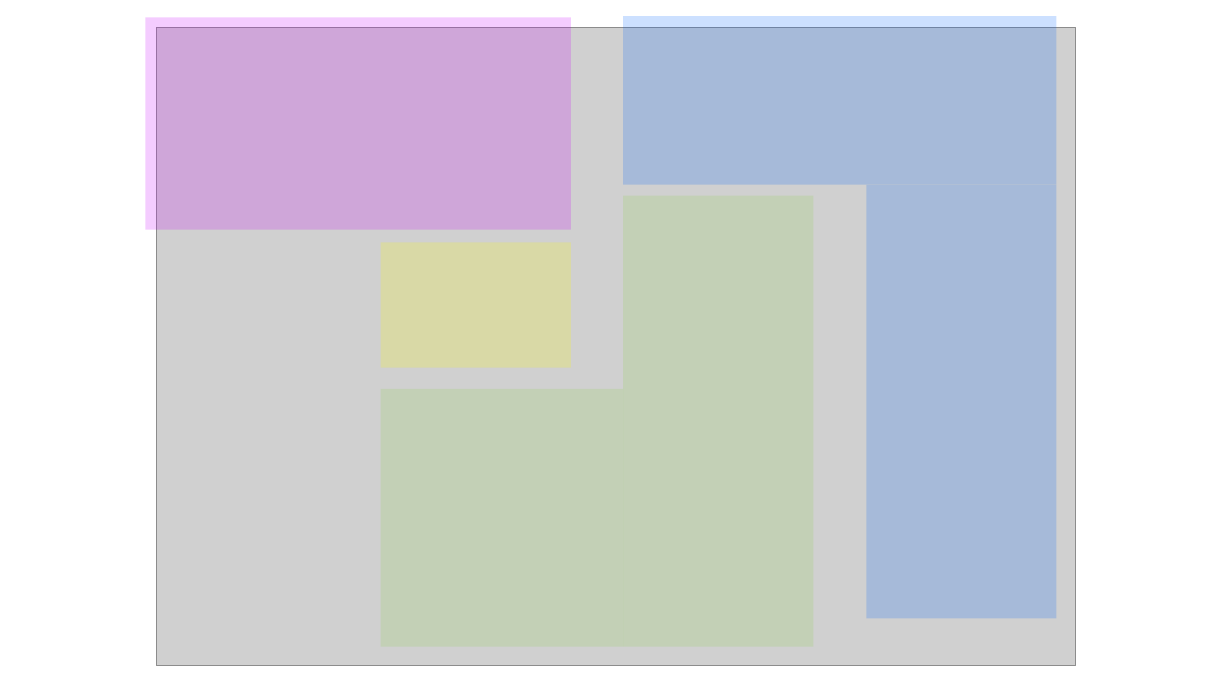
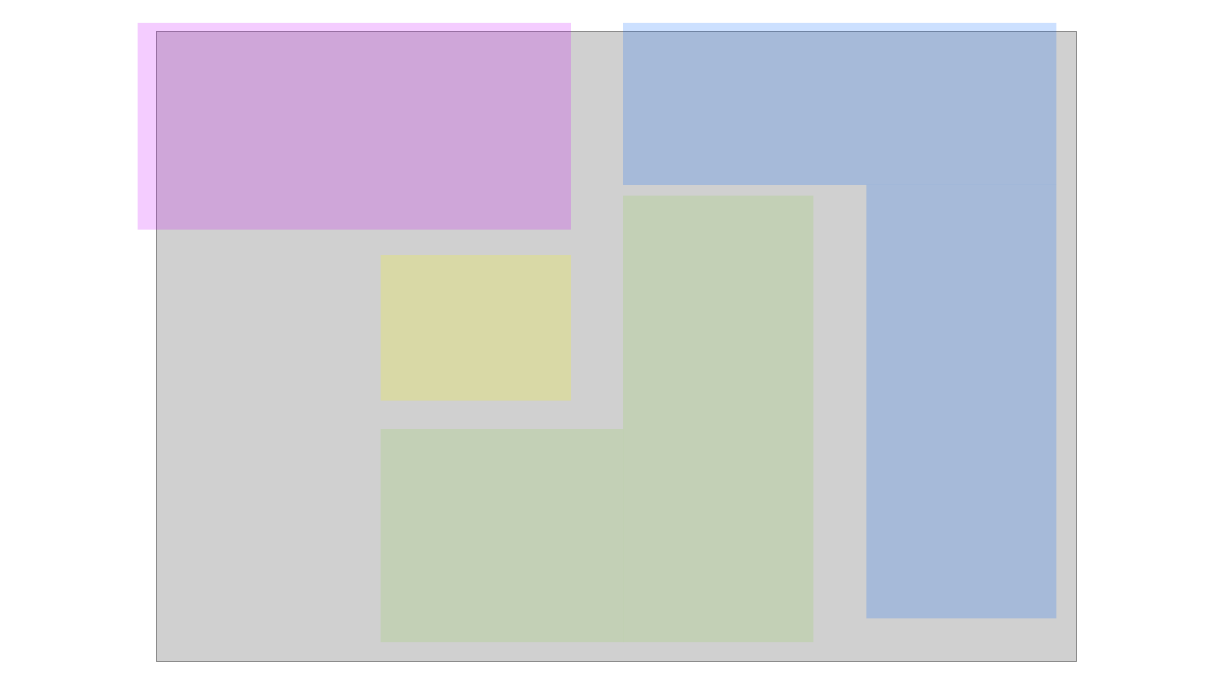
Before and after one commit to dagmarveronika/data-modeling-charlotta-dellborg-de24, a slide deck: slide 8 of yh_labb/presentation/presentation.pptx. Drawn at 1232x693 pixels with LibreOffice and Linux fonts; fonts in the diff are those of the drawing; grey boxes stand for pictures. Boxes give left, top, right and bottom in pixels: in the first picture for what was removed or moved away, otherwise in the second. Text is boxed around its words. In the diff, an @@ line names an element or a change of style, - is before the commit and + after.

```diff
--- a/yh_labb/presentation/presentation.pptx
+++ b/yh_labb/presentation/presentation.pptx
@@ rectangle: place and size @@
-rectangle at (145, 18, 570, 230)
+rectangle at (138, 23, 571, 230)
@@ rectangle: place and size @@
-rectangle at (623, 16, 1056, 185)
+rectangle at (623, 23, 1056, 185)
@@ picture: place and size @@
-picture at (156, 28, 1077, 666)
+picture at (156, 31, 1077, 662)
@@ rectangle: place and size @@
-rectangle at (623, 196, 813, 647)
+rectangle at (623, 196, 813, 642)
@@ rectangle: place and size @@
-rectangle at (381, 242, 571, 368)
+rectangle at (381, 255, 571, 400)
@@ rectangle: place and size @@
-rectangle at (381, 389, 624, 647)
+rectangle at (381, 429, 624, 642)
```
Also in this commit, not shown: 1 other slide changed, 1 other file.
